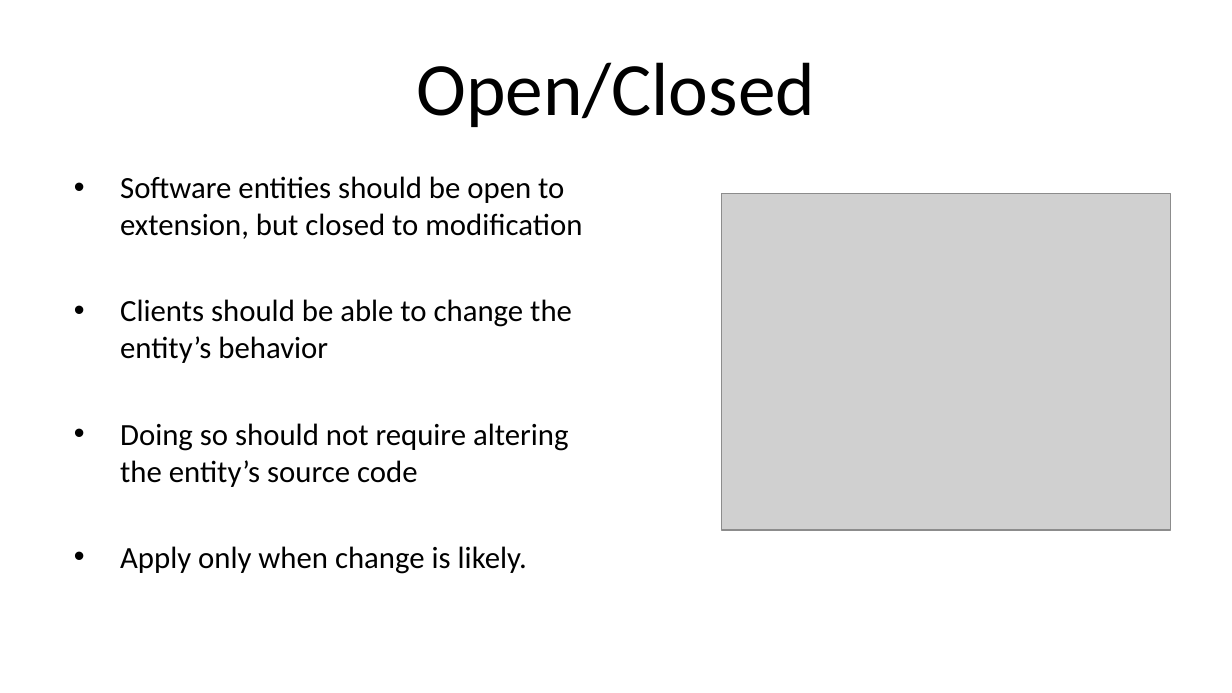
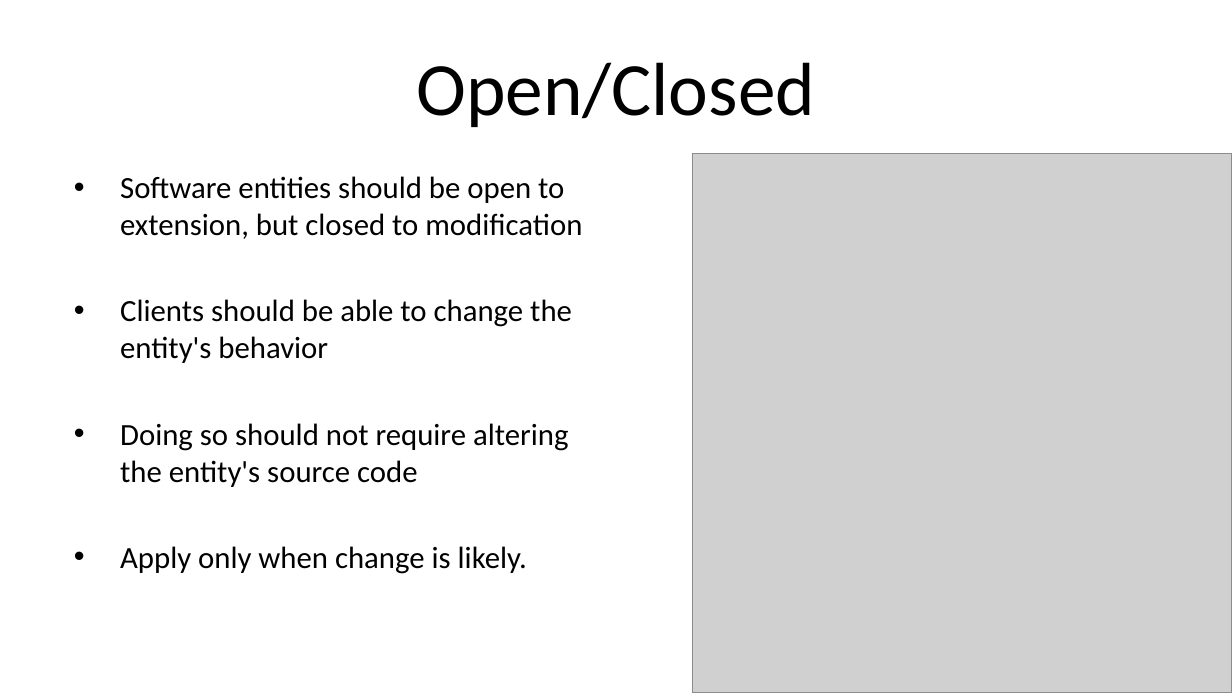
Before and after one commit to HudsonSC/CodeMash-2015-Precompiler-Workshop, a slide deck: slide 11 of 02-Principles.pptx. Drawn at 1232x693 pixels with LibreOffice and Linux fonts; fonts in the diff are those of the drawing; grey boxes stand for pictures; background and template pictures are left out. Boxes give left, top, right and bottom in pixels: in the first picture for what was removed or moved away, otherwise in the second. Text is boxed around its words. In the diff, an @@ line names an element or a change of style, - is before the commit and + after.

```diff
--- a/02-Principles.pptx
+++ b/02-Principles.pptx
@@ picture resized from (x1=721, y1=193, x2=1170, y2=530) to (x1=692, y1=154, x2=1232, y2=693) @@
@@ text at (x1=120, y1=299, x2=572, y2=487): text changed @@
-• Clients should be able to change the entity’s behavior
-• Doing so should not require altering the entity’s source code
+• Clients should be able to change the entity's behavior
+• Doing so should not require altering the entity's source code
```
Also in this commit, not shown: 14 other slides changed.
